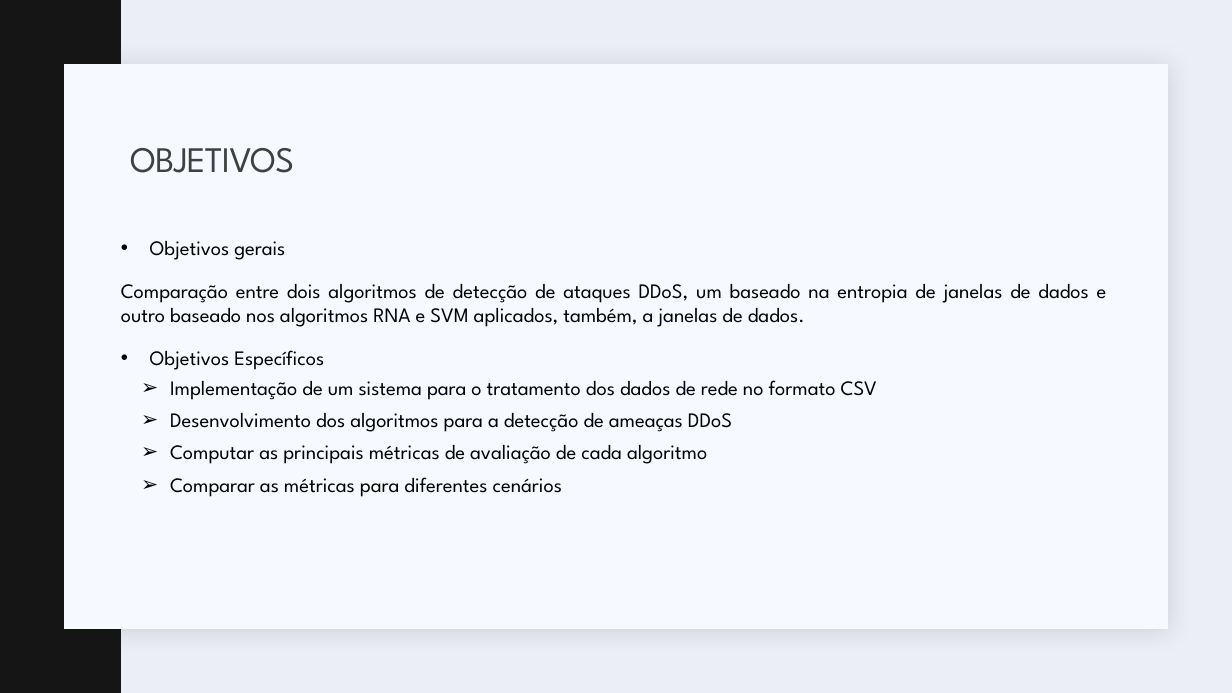
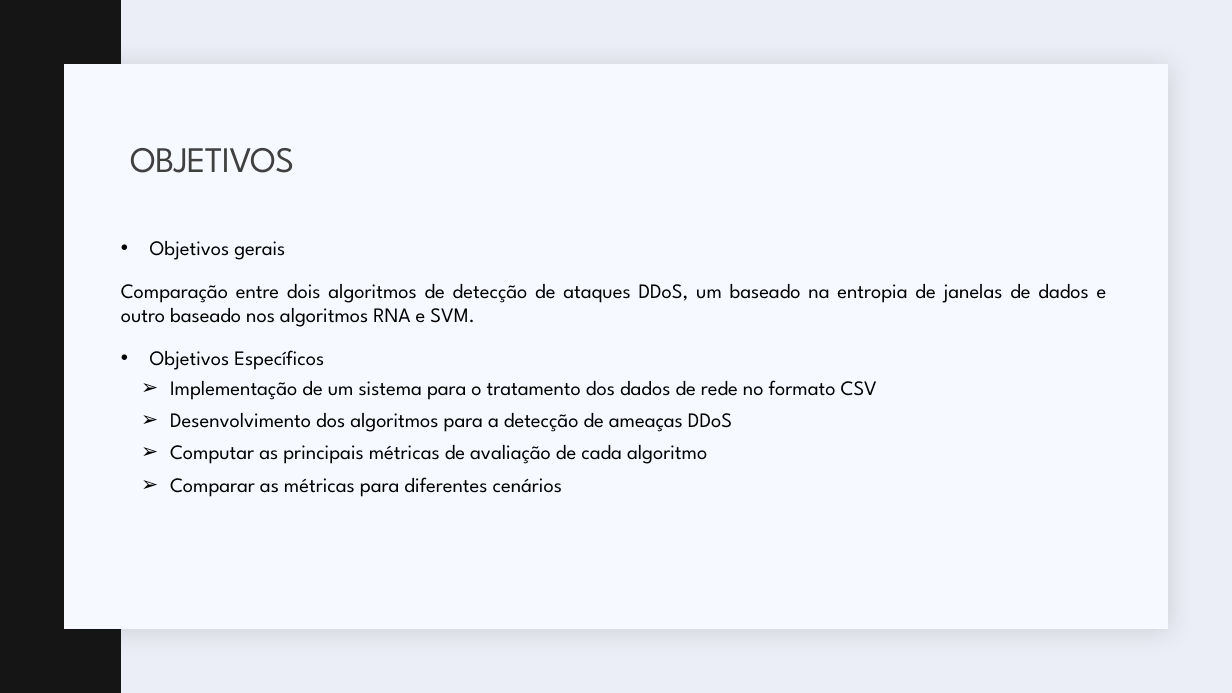
Before and after one commit to JoaoGNT/DDoS_Detection, a slide deck: slide 7 of Apresentação.pptx. Drawn at 1232x693 pixels with LibreOffice and Linux fonts; fonts in the diff are those of the drawing. Boxes give left, top, right and bottom in pixels: in the first picture for what was removed or moved away, otherwise in the second. Text is boxed around its words. In the diff, an @@ line names an element or a change of style, - is before the commit and + after.

```diff
--- a/Apresentação.pptx
+++ b/Apresentação.pptx
@@ text at (121, 284, 1107, 327): text changed @@
-Comparação entre dois algoritmos de detecção de ataques DDoS, um baseado na entropia de janelas de dados e outro baseado nos algoritmos RNA e SVM aplicados, também, a janelas de dados.
+Comparação entre dois algoritmos de detecção de ataques DDoS, um baseado na entropia de janelas de dados e outro baseado nos algoritmos RNA e SVM.
```
Also in this commit, not shown: 2 slides added, 3 other files.
